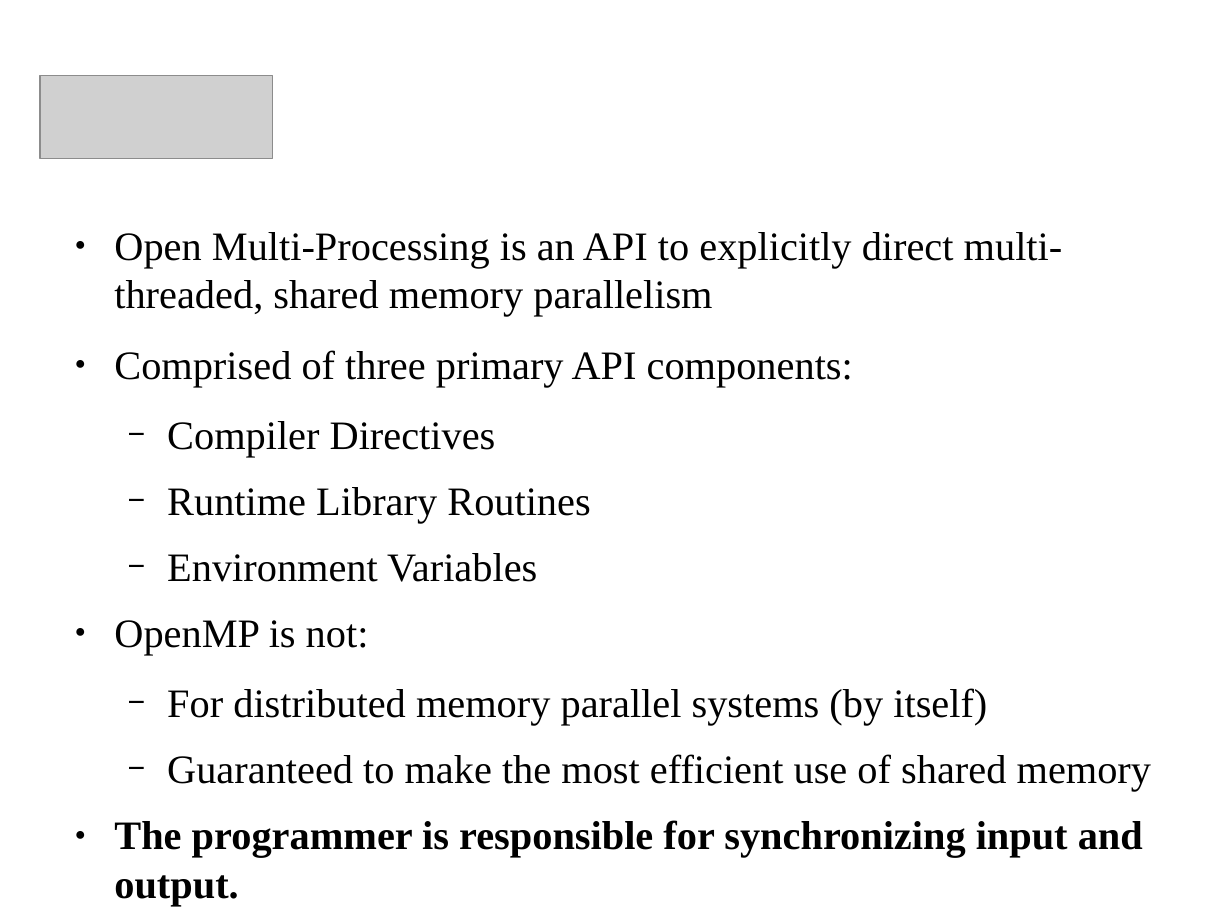
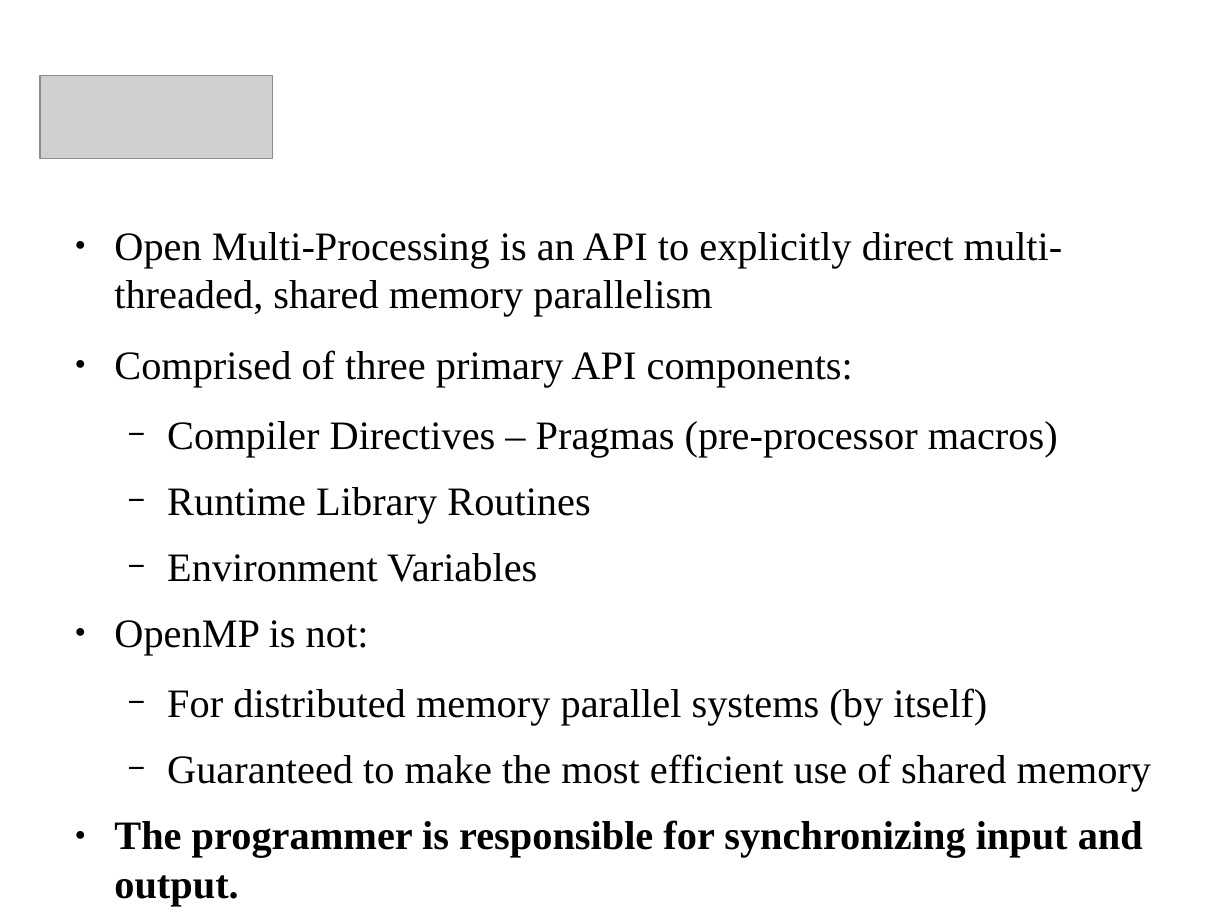
Before and after one commit to kks32/cpp-software-development, a slide deck: slide 5 of Ex12_Parallelisation/Ex12_Parallelisation.odp. Drawn at 1232x924 pixels with LibreOffice and Linux fonts; fonts in the diff are those of the drawing; grey boxes stand for pictures; background and template pictures are left out. Boxes give left, top, right and bottom in pixels: in the first picture for what was removed or moved away, otherwise in the second. Text is boxed around its words. In the diff, an @@ line names an element or a change of style, - is before the commit and + after.

```diff
--- a/Ex12_Parallelisation/Ex12_Parallelisation.odp
+++ b/Ex12_Parallelisation/Ex12_Parallelisation.odp
@@ text at box(167, 421, 1058, 458): text changed @@
-  − Compiler Directives
+  − Compiler Directives – Pragmas (pre-processor macros)
```
Also in this commit, not shown: 3 slides added, 1 other file.
